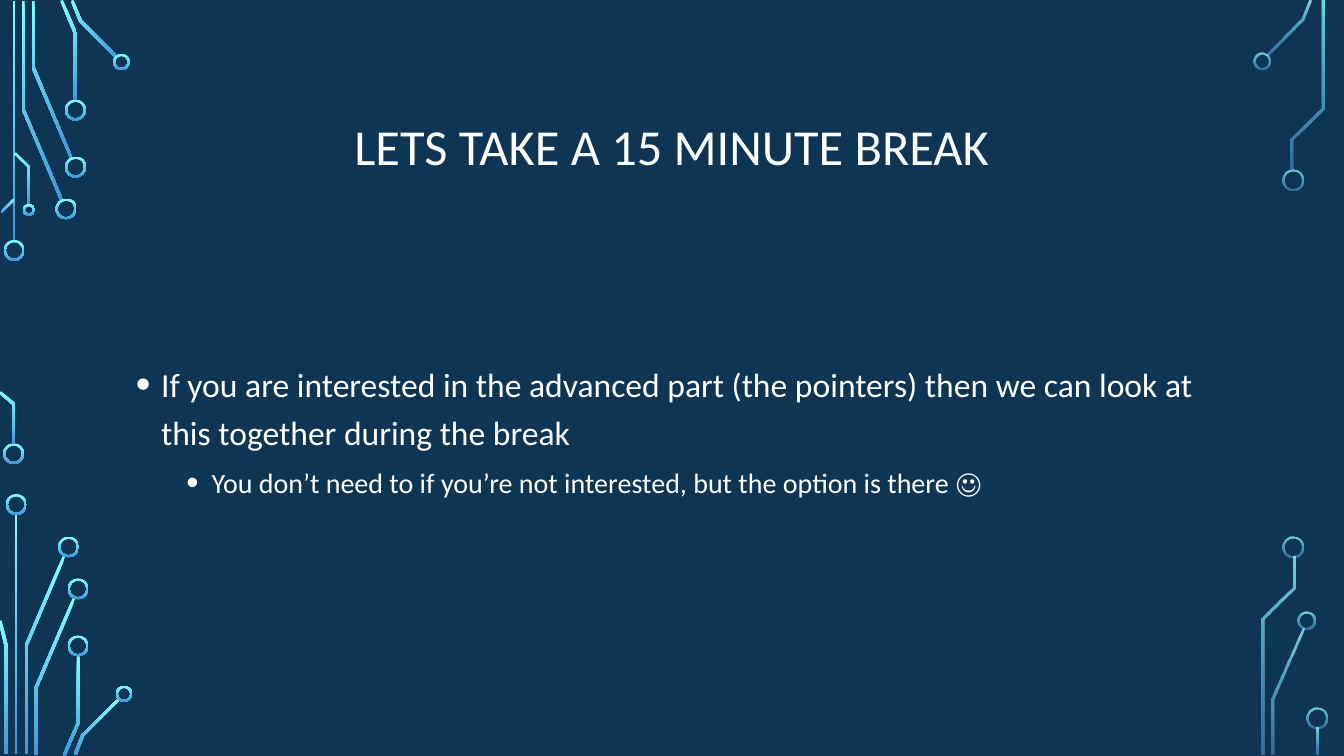
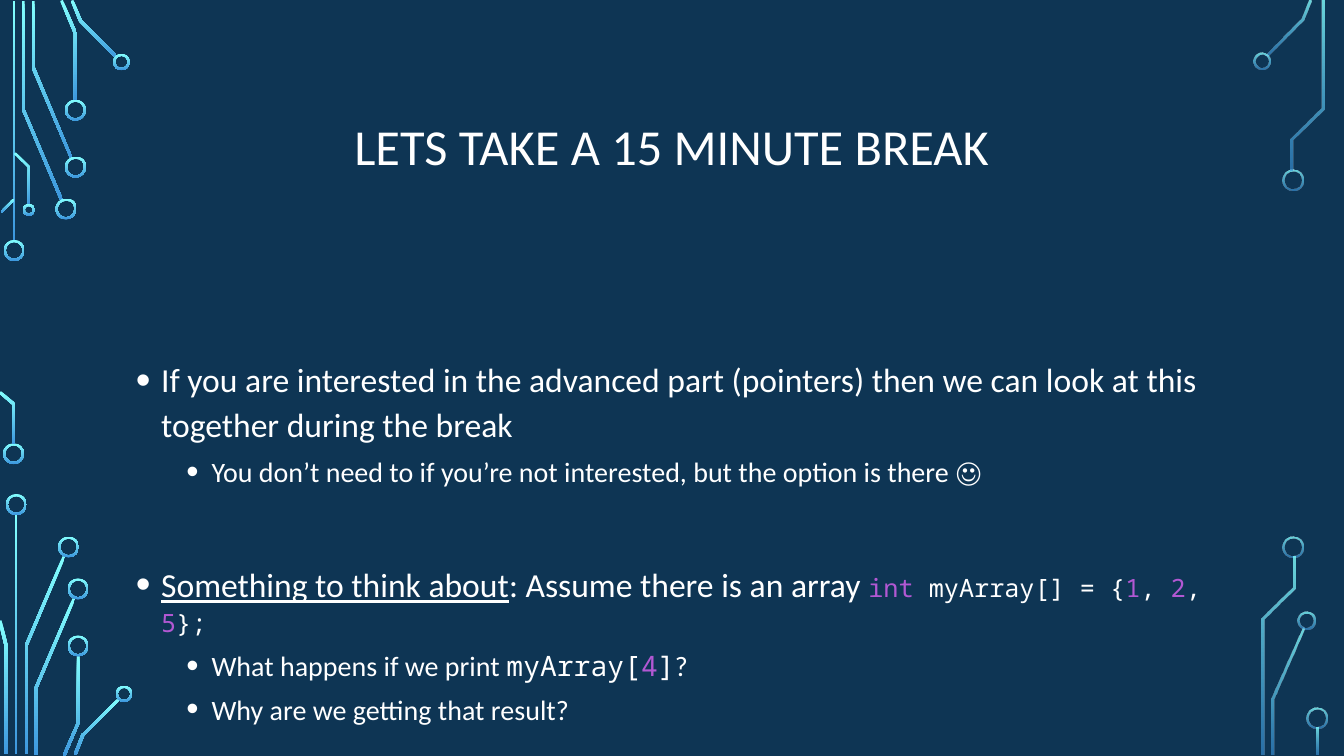
Before and after one commit to psypdt/ZIS_C-_Summer_Course_2019, a slide deck: slide 43 of Day_2/Day_2.pptx (slide 42 before the commit). Drawn at 1344x756 pixels with LibreOffice and Linux fonts; fonts in the diff are those of the drawing; background and template pictures are left out. Boxes give left, top, right and bottom in pixels: in the first picture for what was removed or moved away, otherwise in the second. Text is boxed around its words. In the diff, an @@ line names an element or a change of style, - is before the commit and + after.

```diff
--- a/Day_2/Day_2.pptx
+++ b/Day_2/Day_2.pptx
@@ text at bbox=[161, 367, 1197, 443]: text changed @@
-• If you are interested in the advanced part (the pointers) then we can look at this together during the break
+• If you are interested in the advanced part (pointers) then we can look at this together during the break
@@ text at bbox=[212, 462, 948, 487]: line spacing 1.2 to 1.1 @@
@@ text at bbox=[161, 573, 1201, 725]: paragraphs added @@
+• Something to think about: Assume there is an array int myArray[] = {1, 2, 5};
+  • What happens if we print myArray[4]?
+  • Why are we getting that result?
```
Also in this commit, not shown: 13 other slides changed, 1 slide added.
